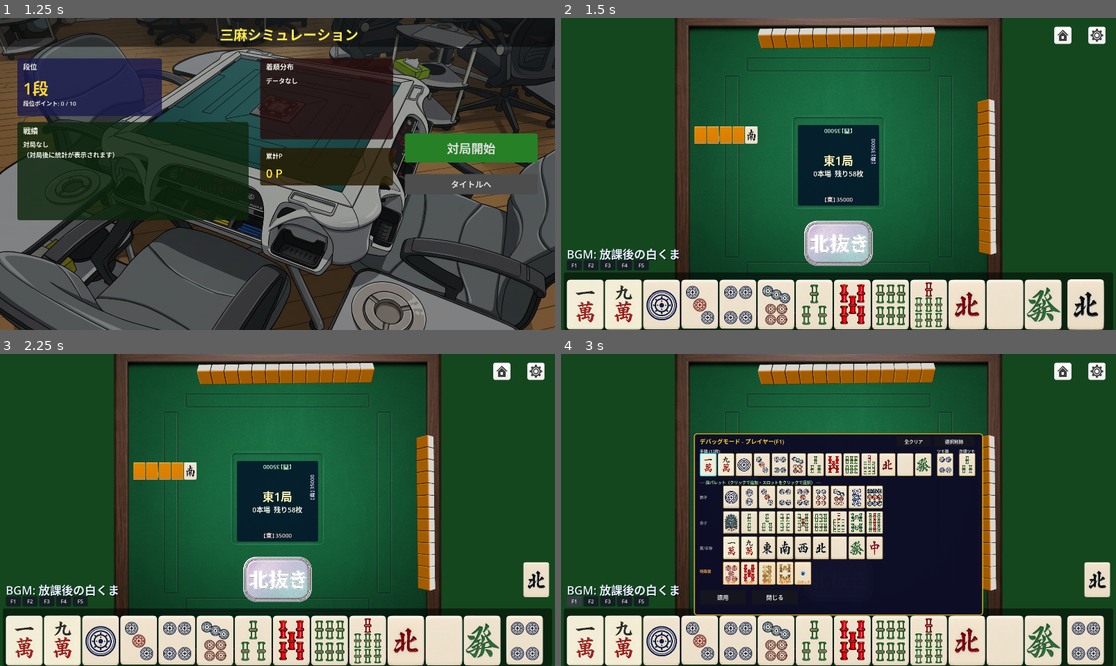
Above: before the commit, frames 1-4 (two rows, left to right).
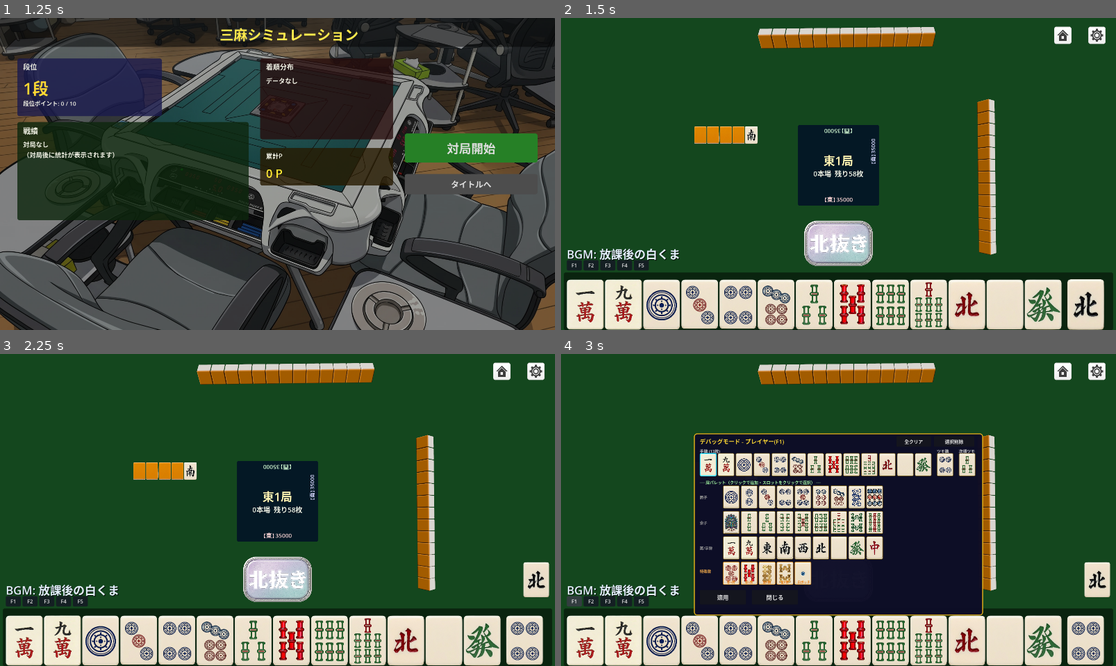
Above: after the commit, the same moments.

Repository: NB0129/3-mapapa
Game: Godot game, scene res://Main.tscn
Same seed, same stepped clock (60 frames per second), same inputs: the game is played once before the commit and once after it. Sound files missing from this copy of the repository are replaced by a short silence.
Inputs (mouse positions are in pixels of both pictures, inside the frame that each line leads up to):
- Up to frame 1 (1.25 s): click "ゲームスタート" at 0.5 s
- Up to frame 2 (1.5 s): click "対局開始" at 1.25 s
- Up to frame 3 (2.25 s): click (277, 578) at 2 s
- Up to frame 4 (3 s): click "F1" at 2.75 s

Frame 1 is identical in both runs. In frame 2, 20% of the frame differs, in the area x 20-80%, y 0-99%; in frame 3, 20%; in frame 4, 9.8%.

Commit message:
Overhaul win result presentation

Diff:
--- a/autoload/AudioManager.gd
+++ b/autoload/AudioManager.gd
@@ -45,5 +45,20 @@
 		bgm_player.stop()
 	current_bgm = ""
 
-func play_se(_filename: String) -> void:
-	pass
+func play_se(filename: String) -> void:
+	var path := filename
+	if not path.begins_with("res://"):
+		path = "res://se/" + filename
+	if path.get_extension() == "":
+		path += ".wav"
+
+	var stream = load(path)
+	if stream == null:
+		return
+
+	var player := AudioStreamPlayer.new()
+	player.stream = stream
+	player.volume_db = linear_to_db(se_volume)
+	player.finished.connect(player.queue_free)
+	add_child(player)
+	player.play()
--- a/game.gd
+++ b/game.gd
@@ -31,6 +31,9 @@
 var _status_label: Label
 var _haku_pochi_lbl: Label
 var _haku_pochi_img: TextureRect
+var _npc_left_chara: TextureRect
+var _npc_right_chara: TextureRect
+var _result_dynamic_nodes: Array = []
 
 var _upper_hand_box: Control
 var _upper_meld_box: Control
@@ -91,6 +94,9 @@
 const RIGHT_IDX := 1
 const LEFT_IDX  := -1
 const ACTION_IMAGE_BUTTON_SIZE := Vector2(480, 200)
+const SCREEN_SIZE := Vector2(1920, 1080)
+const RESULT_PANEL_RECT := Rect2(530, 20, 1370, 1040)
+const RESULT_STEP_DELAY := 0.2
 const NPC_HAND_TEXTURE_PATHS := {
 	"kami": [
 		"res://assets/tiles/hai_tati_kami.webp",
@@ -167,7 +173,9 @@
 	bg_tex.expand_mode = TextureRect.EXPAND_IGNORE_SIZE
 	bg_tex.stretch_mode = TextureRect.STRETCH_KEEP_ASPECT_COVERED
 	bg_tex.texture = load("res://assets/bg/bg_takujou.webp")
+	bg_tex.z_index = -2
 	add_child(bg_tex)
+	_build_npc_standing_art()
 
 	# --- 上家 鳴きエリア（画面左上＝上家の右端） ---
 	var upper_meld_panel := _make_control_rect(Rect2(430, 10, 260, 160))
@@ -471,6 +479,23 @@
 
 	_set_action_buttons_state(false, false, false, false, false, false, false, false)
 
+func _build_npc_standing_art() -> void:
+	_npc_left_chara = _make_standing_texture("res://chara/kuma_hiyake.webp", Vector2(-70, 95), Vector2(520, 960))
+	_npc_right_chara = _make_standing_texture("res://chara/kuma_def.webp", Vector2(1470, 95), Vector2(520, 960))
+	add_child(_npc_left_chara)
+	add_child(_npc_right_chara)
+
+func _make_standing_texture(path: String, pos: Vector2, size: Vector2) -> TextureRect:
+	var rect := TextureRect.new()
+	rect.position = pos
+	rect.size = size
+	rect.texture = load(path)
+	rect.expand_mode = TextureRect.EXPAND_IGNORE_SIZE
+	rect.stretch_mode = TextureRect.STRETCH_KEEP_ASPECT_CENTERED
+	rect.mouse_filter = Control.MOUSE_FILTER_IGNORE
+	rect.z_index = -1
+	return rect
+
 # ============================================================
 # シグナル接続
 # ============================================================
@@ -603,8 +628,17 @@
 func _on_tile_discarded(_player_idx: int, _tile: Dictionary) -> void:
 	_player_drew = false
 	_riichi_kan_ready = false
+	_riichi_mode = false
+	_riichi_selectable.clear()
+	_pon_select_mode = false
+	_pon_selectable.clear()
+	_kan_select_mode = false
+	_kan_selectable.clear()
+	_selected_idx = -1
+	_clear_tenpai_assist()
 	_btn_skip.tooltip_text = "キャンセル"
 	_refresh_all()
+	_set_action_buttons_state(false, false, false, false, false, false, false, false)
 
 func _on_tsumo_declared(_player_idx: int, _result: Dictionary) -> void:
 	_refresh_all()
@@ -690,7 +724,7 @@
 	_refresh_all()
 	if not result.get("draw", false):
 		_refresh_wanpai_dora(result.get("winner_idx", -1))
-	_show_result(result)
+	_show_result_sequence(result)
 
 func _on_match_ended(_session: Dictionary) -> void:
 	get_tree().change_scene_to_file("res://Result.tscn")
@@ -866,6 +900,7 @@
 	_set_action_buttons_state(false, false, false, false, false, false, false, false)
 
 func _on_msg_ok_pressed() -> void:
+	_clear_result_dynamic_nodes()
 	_win_overlay.visible = false
 	_msg_panel.visible = false
 	GameState.advance_game()
@@ -1717,6 +1752,231 @@
 # ============================================================
 # 結果表示
 # ============================================================
+func _show_result_sequence(result: Dictionary) -> void:
+	if result.get("draw", false):
+		_clear_result_dynamic_nodes()
+		_msg_panel.position = Vector2(530, 280)
+		_msg_panel.size = Vector2(860, 520)
+		_msg_panel.custom_minimum_size = Vector2(860, 520)
+		_msg_label.position = Vector2(30, 30)
+		_msg_label.size = Vector2(620, 420)
+		_msg_label.visible = true
+		_msg_ok.position = Vector2(350, 460)
+		_msg_ok.custom_minimum_size = Vector2(160, 50)
+		_msg_ok.size = _msg_ok.custom_minimum_size
+		_show_result(result)
+		return
+	_clear_result_dynamic_nodes()
+	_haku_pochi_lbl.visible = false
+	_haku_pochi_img.visible = false
+	_msg_panel.visible = false
+	_win_overlay.visible = false
+	_msg_ok.visible = false
+	_msg_label.text = ""
+	await _play_win_call_animation(result)
+	_win_overlay.visible = true
+	await _play_result_chara_animation(result.get("winner_idx", 0))
+	_prepare_win_result_panel(result)
+	await _reveal_win_result(result)
+	_finish_win_result_panel(result)
+
+func _play_win_call_animation(result: Dictionary) -> void:
+	var winner_idx: int = result.get("winner_idx", 0)
+	AudioManager.play_se("plhora" if winner_idx == 0 else "npchora")
+	var call_rect := TextureRect.new()
+	call_rect.texture = load("res://ui/hassei_tumo.webp" if result.get("is_tsumo", false) else "res://ui/hassei_ron.webp")
+	call_rect.size = Vector2(360, 190)
+	call_rect.expand_mode = TextureRect.EXPAND_IGNORE_SIZE
+	call_rect.stretch_mode = TextureRect.STRETCH_KEEP_ASPECT_CENTERED
+	call_rect.z_index = 80
+	call_rect.mouse_filter = Control.MOUSE_FILTER_IGNORE
+	add_child(call_rect)
+	_result_dynamic_nodes.append(call_rect)
+	var start_pos := Vector2(780, 790)
+	var end_pos := Vector2(790, 610)
+	if winner_idx == RIGHT_IDX:
+		start_pos = Vector2(1540, 450)
+		end_pos = Vector2(1255, 450)
+	elif winner_idx == UPPER_IDX:
+		start_pos = Vector2(780, 70)
+		end_pos = Vector2(780, 225)
+	call_rect.position = start_pos
+	var tween := create_tween()
+	tween.tween_property(call_rect, "position", end_pos, 0.35).set_trans(Tween.TRANS_QUAD).set_ease(Tween.EASE_OUT)
+	await tween.finished
+	await get_tree().create_timer(0.65).timeout
+
+func _play_result_chara_animation(winner_idx: int) -> void:
+	var chara_rect := TextureRect.new()
+	chara_rect.texture = load(_get_result_chara_path(winner_idx))
+	chara_rect.position = Vector2(SCREEN_SIZE.x, 65)
+	chara_rect.size = Vector2(500, 970)
+	chara_rect.expand_mode = TextureRect.EXPAND_IGNORE_SIZE
+	chara_rect.stretch_mode = TextureRect.STRETCH_KEEP_ASPECT_CENTERED
+	chara_rect.z_index = 90
+	chara_rect.mouse_filter = Control.MOUSE_FILTER_IGNORE
+	add_child(chara_rect)
+	_result_dynamic_nodes.append(chara_rect)
+	var tween := create_tween()
+	tween.tween_property(chara_rect, "position", Vector2(20, 65), 0.45).set_trans(Tween.TRANS_QUAD).set_ease(Tween.EASE_OUT)
+	await tween.finished
+
+func _prepare_win_result_panel(result: Dictionary) -> void:
+	_msg_panel.position = RESULT_PANEL_RECT.position
+	_msg_panel.size = RESULT_PANEL_RECT.size
+	_msg_panel.custom_minimum_size = RESULT_PANEL_RECT.size
+	_msg_panel.visible = true
+	_msg_label.text = ""
+	_msg_label.visible = false
+	_haku_pochi_lbl.visible = false
+	_haku_pochi_img.visible = false
+	_msg_ok.visible = false
+	_msg_ok.position = Vector2(1100, 955)
+	_msg_ok.custom_minimum_size = Vector2(220, 58)
+	_msg_ok.size = _msg_ok.custom_minimum_size
+	_msg_ok.text = "精算へ" if result.get("match_will_end", false) else "次の局へ"
+
+func _finish_win_result_panel(_result: Dictionary) -> void:
+	_msg_ok.visible = true
+
+func _reveal_win_result(result: Dictionary) -> void:
+	var winner_idx: int = result.get("winner_idx", 0)
+	var winner: Dictionary = GameState.players[winner_idx]
+	var sd: Dictionary = result.get("score_data", {})
+	var is_yakuman: bool = result.get("is_yakuman", false)
+	var yaku_list: Array = result.get("yaku", [])
+	var filtered_yaku: Array = []
+	for yaku: Dictionary in yaku_list:
+		if not is_yakuman or int(yaku.get("han", 0)) >= 13:
+			filtered_yaku.append(yaku)
+	_add_result_hand(winner.get("hand", []))
+	await _result_delay()
+	_add_result_action_image(result.get("is_tsumo", false))
+	await _result_delay()
+	var y := 250.0
+	for yaku: Dictionary in filtered_yaku:
+		var yaku_han: int = int(yaku.get("han", 0))
+		var suffix := " 役満" if yaku_han >= 13 else " " + str(yaku_han) + "飜"
+		_add_result_label(str(yaku.get("name", "")) + suffix, Vector2(80, y), Vector2(780, 38), 30)
+		AudioManager.play_se("yakuhyouji")
+		y += 42.0
+		await _result_delay()
+	_add_result_label(str(result.get("han", 0)) + "飜", Vector2(80, y + 8), Vector2(260, 48), 38, Color(1.0, 0.94, 0.62))
+	await _result_delay()
+	var limit_name := _get_limit_name(int(result.get("han", 0)), is_yakuman)
+	var score_text := str(int(sd.get("total", 0))) + "点"
+	if limit_name != "":
+		_add_result_label(limit_name, Vector2(80, y + 70), Vector2(420, 64), 48, Color(1.0, 0.78, 0.25))
+		_add_result_label(score_text, Vector2(540, y + 76), Vector2(360, 54), 42, Color(1.0, 0.96, 0.85))
+		AudioManager.play_se("gangan")
+		await get_tree().create_timer(1.0).timeout
+	else:
+		_add_result_label(score_text, Vector2(80, y + 72), Vector2(360, 54), 42, Color(1.0, 0.96, 0.85))
+		await _result_delay()
+	var chips: int = int(result.get("chips_per_player", 0))
+	if result.get("is_tsumo", false):
+		chips *= 2
+	_add_result_label("チップ " + str(chips) + "枚", Vector2(80, y + 150), Vector2(420, 42), 30, Color(0.86, 1.0, 0.88))
+	await _result_delay()
+	var scores_y := y + 215.0
+	for i in range(GameState.players.size()):
+		var p: Dictionary = GameState.players[i]
+		var row: String = MahjongLogic.get_wind_name(p.wind) + "家 " + p.name + ": " + str(p.score) + "点"
+		_add_result_label(row, Vector2(80, scores_y + i * 42.0), Vector2(720, 38), 28)
+	await _result_delay()
+
+func _result_delay() -> void:
+	await get_tree().create_timer(RESULT_STEP_DELAY).timeout
+
+func _add_result_label(text: String, pos: Vector2, size: Vector2, font_size: int, color: Color = Color(1.0, 0.96, 0.85)) -> Label:
+	var label := Label.new()
+	label.text = text
+	label.position = pos
+	label.size = size
+	label.add_theme_font_size_override("font_size", font_size)
+	label.add_theme_color_override("font_color", color)
+	label.add_theme_color_override("font_shadow_color", Color(0, 0, 0, 0.85))
+	label.add_theme_constant_override("shadow_offset_x", 2)
+	label.add_theme_constant_override("shadow_offset_y", 2)
+	label.vertical_alignment = VERTICAL_ALIGNMENT_CENTER
+	_msg_panel.add_child(label)
+	_result_dynamic_nodes.append(label)
+	return label
+
+func _add_result_action_image(is_tsumo: bool) -> void:
+	var rect := TextureRect.new()
+	rect.texture = load("res://ui/hassei_tumo.webp" if is_tsumo else "res://ui/hassei_ron.webp")
+	rect.position = Vector2(80, 150)
+	rect.size = Vector2(260, 96)
+	rect.expand_mode = TextureRect.EXPAND_IGNORE_SIZE
+	rect.stretch_mode = TextureRect.STRETCH_KEEP_ASPECT_CENTERED
+	rect.mouse_filter = Control.MOUSE_FILTER_IGNORE
+	_msg_panel.add_child(rect)
+	_result_dynamic_nodes.append(rect)
+
+func _add_result_hand(hand: Array) -> void:
+	var display_tiles := _get_result_display_tiles(hand)
+	var tile_w := 64
+	var tile_h := 86
+	var gap := 4
+	var base := Vector2(80, 42)
+	for i in range(display_tiles.size()):
+		var rect := TextureRect.new()
+		rect.position = base + Vector2(i * (tile_w + gap), 0)
+		if i == display_tiles.size() - 1 and display_tiles.size() >= 14:
+			rect.position.x = base.x + 13 * (tile_w + gap) + 26
+		rect.size = Vector2(tile_w, tile_h)
+		rect.texture = _get_tile_texture(display_tiles[i])
+		rect.expand_mode = TextureRect.EXPAND_IGNORE_SIZE
+		rect.stretch_mode = TextureRect.STRETCH_KEEP_ASPECT_CENTERED
+		rect.mouse_filter = Control.MOUSE_FILTER_IGNORE
+		_msg_panel.add_child(rect)
+		_result_dynamic_nodes.append(rect)
+
+func _get_result_display_tiles(hand: Array) -> Array:
+	var tiles := hand.duplicate(true)
+	if tiles.size() <= 1:
+		return tiles
+	var winning_tile: Dictionary = tiles.pop_back()
+	tiles.sort_custom(func(a: Dictionary, b: Dictionary) -> bool:
+		return int(a.get("id", 0)) < int(b.get("id", 0))
+	)
+	if hand.size() >= 14:
+		while tiles.size() > 13:
+			tiles.pop_back()
+		tiles.append(winning_tile)
+	return tiles
+
+func _get_limit_name(han: int, is_yakuman: bool) -> String:
+	if is_yakuman or han >= 13:
+		return "役満"
+	if han >= 11:
+		return "三倍満"
+	if han >= 8:
+		return "倍満"
+	if han >= 6:
+		return "跳満"
+	if han >= 4:
+		return "満貫"
+	return ""
+
+func _get_result_chara_path(winner_idx: int) -> String:
+	if winner_idx == 0:
+		return "res://chara/hatimi2.webp"
+	if winner_idx == RIGHT_IDX:
+		return "res://chara/kuma_def.webp"
+	return "res://chara/kuma_hiyake.webp"
+
+func _clear_result_dynamic_nodes() -> void:
+	for node in _result_dynamic_nodes:
+		if is_instance_valid(node):
+			node.queue_free()
+	_result_dynamic_nodes.clear()
+	if _msg_label:
+		_msg_label.visible = true
+	if _msg_ok:
+		_msg_ok.visible = true
+
 func _show_result(result: Dictionary) -> void:
 	var msg := ""
 	_haku_pochi_lbl.visible = false
Binary file added: chara/hatimi.webp
Not shown, added: chara/hatimi.webp.import
Binary file added: chara/hatimi2.webp
Not shown, added: chara/hatimi2.webp.import
Binary file added: chara/kuma_def.webp
Not shown, added: chara/kuma_def.webp.import
Binary file added: chara/kuma_hiyake.webp
Not shown, added: chara/kuma_hiyake.webp.import
Not shown, added: se/gangan.wav.import
Not shown, added: se/npchora.wav.import
Not shown, added: se/plhora.wav.import
Not shown, added: se/yakuhyouji.wav.import
(and 8 more such lines)
